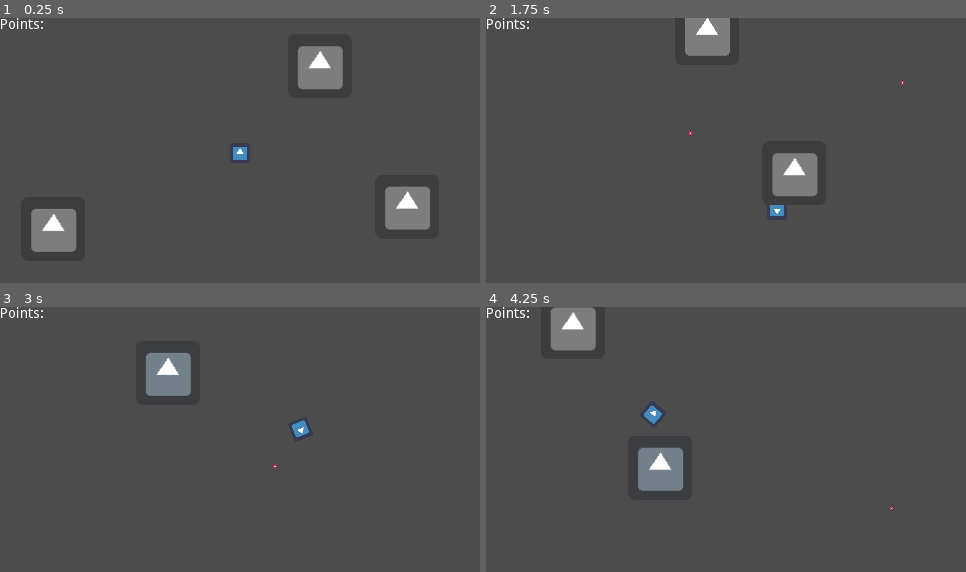
Above: before the commit, frames 1-4 (two rows, left to right).
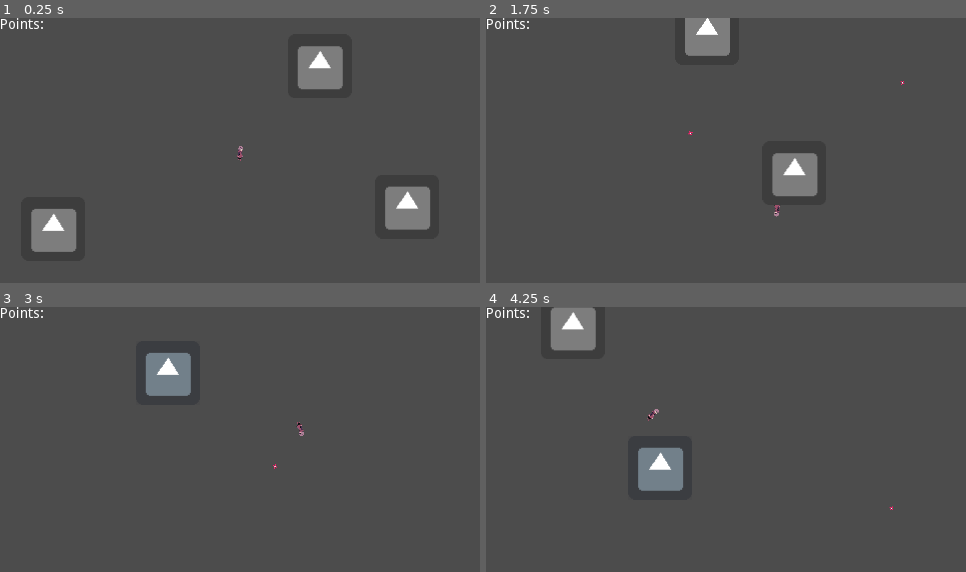
Above: after the commit, the same moments.

Repository: Struckdown/AGJ2020
Game: Godot game, scene res://Scenes/World.tscn
The game is run twice, just before and just after one commit, with the same random seed, the same clock (stepped at 60 frames per second) and the same inputs. The engine's default icon, where the game draws it, is replaced by a stand-in: a white triangle on a blue panel in a dark square.
Inputs (mouse positions are in pixels of both pictures, inside the frame that each line leads up to):
- Up to frame 1 (0.25 s): no input
- Up to frame 2 (1.75 s): tap Enter at 0.5 s; move the mouse to (831, 139) at 0.52 s; hold D (right) 0.53-1.28 s; click (831, 139) at 0.6 s; move the mouse to (630, 166) at 1.27 s; hold S (down) from 1.28 s (still down); click (630, 166) at 1.35 s
- Up to frame 3 (3 s): move the mouse to (288, 383) at 2.02 s; release S (down) at 2.03 s; hold D (right) 2.03-2.78 s; click (288, 383) at 2.1 s; move the mouse to (216, 495) at 2.77 s; hold W (up) from 2.78 s (still down); click (216, 495) at 2.85 s
- Up to frame 4 (4.25 s): move the mouse to (870, 481) at 3.52 s; release W (up) at 3.53 s; hold A (left) from 3.53 s (still down); click (870, 481) at 3.6 s

The runs differ from the first frame. In frame 1, 0.1% of the frame differs, in the area x 48-52%, y 48-54%; in frame 2, 0.1%; in frame 3, 0.2%; in frame 4, 0.2%, in the area x 32-37%, y 36-45%.

Commit message:
WIP character anims integration

Diff:
--- a/src/Scenes/Character.tscn
+++ b/src/Scenes/Character.tscn
@@ -1,18 +1,109 @@
-[gd_scene load_steps=5 format=2]
+[gd_scene load_steps=10 format=2]
 
 [ext_resource path="res://Scripts/Character.gd" type="Script" id=1]
-[ext_resource path="res://icon.png" type="Texture" id=2]
+[ext_resource path="res://Art/pl_front.png" type="Texture" id=2]
 [ext_resource path="res://Scenes/ColorProjectile.tscn" type="PackedScene" id=3]
+[ext_resource path="res://Art/pl_back.png" type="Texture" id=4]
+[ext_resource path="res://Art/pl_side.png" type="Texture" id=5]
 
 [sub_resource type="RectangleShape2D" id=1]
 extents = Vector2( 30.2817, 30.0592 )
+
+[sub_resource type="Animation" id=2]
+resource_name = "downAnim"
+length = 0.6
+loop = true
+tracks/0/type = "value"
+tracks/0/path = NodePath("Sprite:frame")
+tracks/0/interp = 1
+tracks/0/loop_wrap = true
+tracks/0/imported = false
+tracks/0/enabled = true
+tracks/0/keys = {
+"times": PoolRealArray( 0, 0.1, 0.2, 0.3, 0.4, 0.5 ),
+"transitions": PoolRealArray( 1, 1, 1, 1, 1, 1 ),
+"update": 1,
+"values": [ 1, 2, 3, 4, 5, 6 ]
+}
+tracks/1/type = "value"
+tracks/1/path = NodePath("Sprite:texture")
+tracks/1/interp = 1
+tracks/1/loop_wrap = true
+tracks/1/imported = false
+tracks/1/enabled = true
+tracks/1/keys = {
+"times": PoolRealArray( 0 ),
+"transitions": PoolRealArray( 1 ),
+"update": 1,
+"values": [ ExtResource( 2 ) ]
+}
+
+[sub_resource type="Animation" id=3]
+resource_name = "sideAnim"
+length = 0.6
+loop = true
+tracks/0/type = "value"
+tracks/0/path = NodePath("Sprite:frame")
+tracks/0/interp = 1
+tracks/0/loop_wrap = true
+tracks/0/imported = false
+tracks/0/enabled = true
+tracks/0/keys = {
+"times": PoolRealArray( 0, 0.1, 0.2, 0.3, 0.4, 0.5 ),
+"transitions": PoolRealArray( 1, 1, 1, 1, 1, 1 ),
+"update": 1,
+"values": [ 1, 2, 3, 4, 5, 6 ]
+}
+tracks/1/type = "value"
+tracks/1/path = NodePath("Sprite:texture")
+tracks/1/interp = 1
+tracks/1/loop_wrap = true
+tracks/1/imported = false
+tracks/1/enabled = true
+tracks/1/keys = {
+"times": PoolRealArray( 0 ),
+"transitions": PoolRealArray( 1 ),
+"update": 1,
+"values": [ ExtResource( 5 ) ]
+}
+
+[sub_resource type="Animation" id=4]
+resource_name = "upAnim"
+length = 0.6
+loop = true
+tracks/0/type = "value"
+tracks/0/path = NodePath("Sprite:frame")
+tracks/0/interp = 1
+tracks/0/loop_wrap = true
+tracks/0/imported = false
+tracks/0/enabled = true
+tracks/0/keys = {
+"times": PoolRealArray( 0, 0.1, 0.2, 0.3, 0.4, 0.5 ),
+"transitions": PoolRealArray( 1, 1, 1, 1, 1, 1 ),
+"update": 1,
+"values": [ 1, 2, 3, 4, 5, 6 ]
+}
+tracks/1/type = "value"
+tracks/1/path = NodePath("Sprite:texture")
+tracks/1/interp = 1
+tracks/1/loop_wrap = true
+tracks/1/imported = false
+tracks/1/enabled = true
+tracks/1/keys = {
+"times": PoolRealArray( 0 ),
+"transitions": PoolRealArray( 1 ),
+"update": 1,
+"values": [ ExtResource( 4 ) ]
+}
 
 [node name="Character" type="KinematicBody2D"]
 script = ExtResource( 1 )
 projectile = ExtResource( 3 )
 
 [node name="Sprite" type="Sprite" parent="."]
-texture = ExtResource( 2 )
+texture = ExtResource( 5 )
+hframes = 7
+frame = 6
 
 [node name="CollisionShape2D" type="CollisionShape2D" parent="."]
 shape = SubResource( 1 )
@@ -22,3 +113,8 @@
 drag_margin_h_enabled = true
 drag_margin_v_enabled = true
 smoothing_enabled = true
+
+[node name="AnimationPlayer" type="AnimationPlayer" parent="."]
+anims/downAnim = SubResource( 2 )
+anims/sideAnim = SubResource( 3 )
+anims/upAnim = SubResource( 4 )
--- a/src/Scenes/ColorProjectile.tscn
+++ b/src/Scenes/ColorProjectile.tscn
@@ -34,7 +34,6 @@
 [node name="Sprite" type="Sprite" parent="."]
 texture = ExtResource( 1 )
 hframes = 4
-frame = 2
 
 [node name="AnimationPlayer" type="AnimationPlayer" parent="."]
 autoplay = "default"
